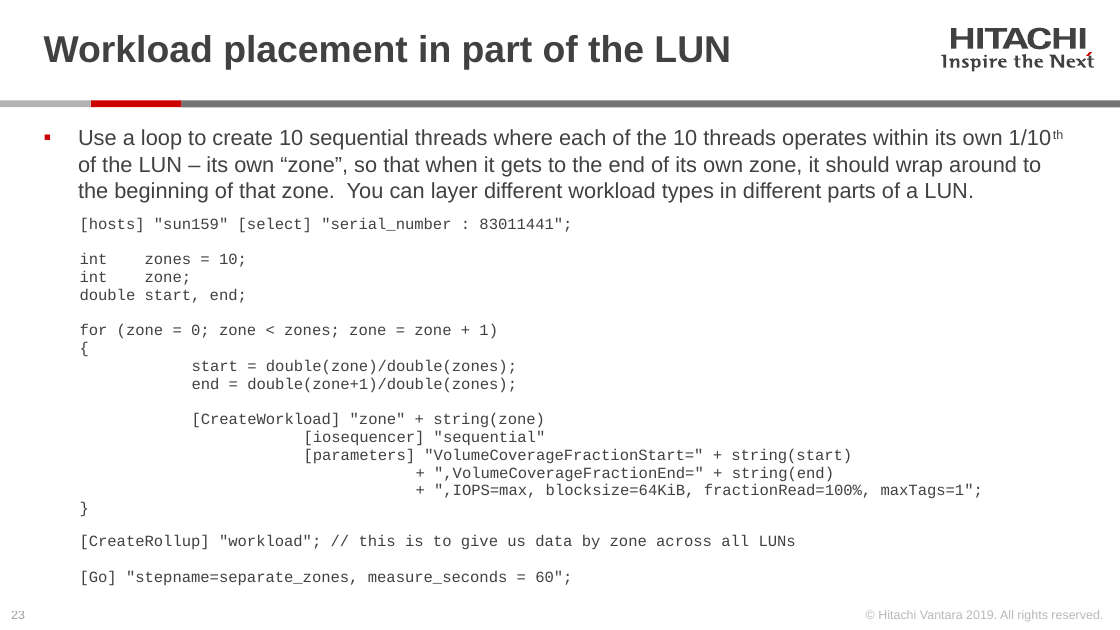
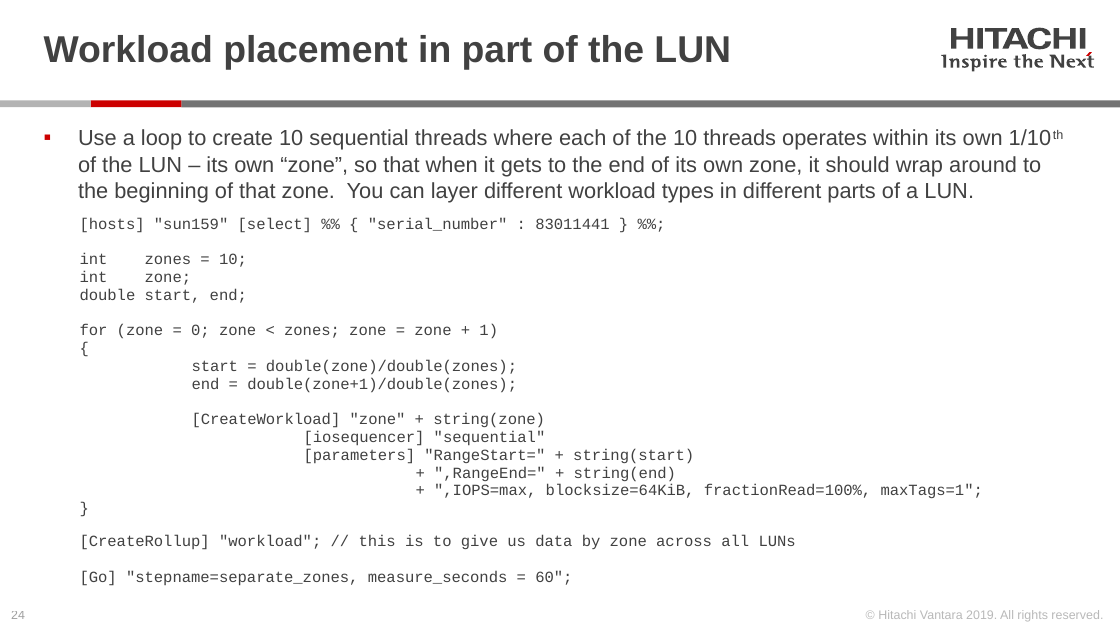
Before and after one commit to Hitachi-Data-Systems/ivy, a slide deck: slide 24 of doc/Programming the ivy engine.pptx (slide 23 before the commit). Drawn at 1120x630 pixels with LibreOffice and Linux fonts; fonts in the diff are those of the drawing. Boxes give left, top, right and bottom in pixels: in the first picture for what was removed or moved away, otherwise in the second. Text is boxed around its words. In the diff, an @@ line names an element or a change of style, - is before the commit and + after.

Commit message:
version 3.20.00
- changed VolumeCoverageFractionStart to RangeStart, etc.
- added dedupe_method workload parameter.  Supports "serpentine" and "target_spread" with stub for future "constant_ratio"
- Fixed test host CPU % busy, which previously was dividing the CPU busy by the number of measurement subintervals
- Added "active" core count and % busy.  These are the cores (actually hyperthreads) that are driving I/O.
- Removed -hyperthread command line option, which is now the default, and added -one_thread_per_core.

```diff
--- a/doc/Programming the ivy engine.pptx
+++ b/doc/Programming the ivy engine.pptx
@@ text at (x1=80, y1=217, x2=983, y2=498): text changed @@
-  [hosts] "sun159" [select] "serial_number : 83011441";
-  int zones = 10;
-  int zone;
-  double start, end;
-  for (zone = 0; zone < zones; zone = zone + 1)
-  {
-  start = double(zone)/double(zones);
-  end = double(zone+1)/double(zones);
-  [CreateWorkload] "zone" + string(zone)
-  [iosequencer] "sequential"
-  [parameters] "VolumeCoverageFractionStart=" + string(start)
-  + ",VolumeCoverageFractionEnd=" + string(end)
-  + ",IOPS=max, blocksize=64KiB, fractionRead=100%, maxTags=1";
-  }
+  [hosts] "sun159" [select] %% { "serial_number" : 83011441 } %%;
+  int zones = 10;
+  int zone;
+  double start, end;
+  for (zone = 0; zone < zones; zone = zone + 1)
+  {
+  start = double(zone)/double(zones);
+  end = double(zone+1)/double(zones);
+  [CreateWorkload] "zone" + string(zone)
+  [iosequencer] "sequential"
+  [parameters] "RangeStart=" + string(start)
+  + ",RangeEnd=" + string(end)
+  + ",IOPS=max, blocksize=64KiB, fractionRead=100%, maxTags=1";
+  }
@@ page number at (x1=11, y1=611, x2=25, y2=619): text changed @@
-23
+24
```
Also in this commit, not shown: 27 other slides changed, 2 slides added, 24 other files.
